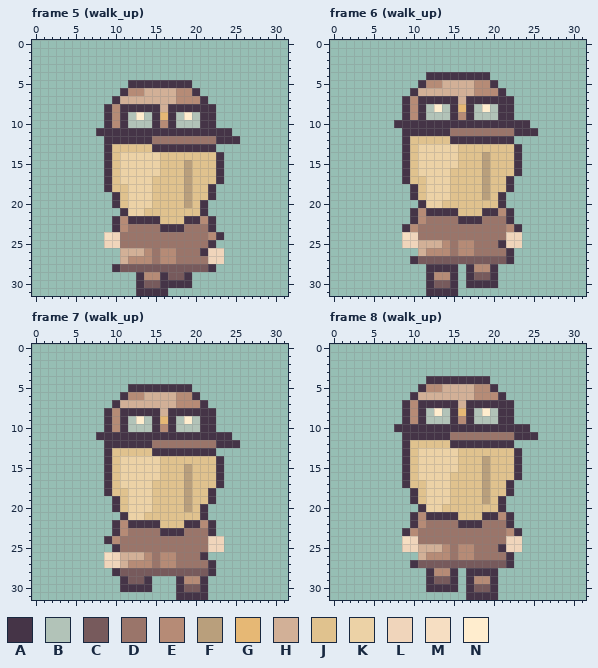
A pixel-art file gets an edit: Art/Characters/NPC32/residents/ember.aseprite. The picture above is the old version.
32x32 pixels, 22 frames. Colours within 5 levels of each other are drawn and written as one. Shown: frame 5 (walk_up), frame 6 (walk_up), frame 7 (walk_up), frame 8 (walk_up). The commit also changed other frames, which this record leaves out.
Palette (. is transparent): A #453447  B #b2c3b8  C #775a5c  D #9a756a  E #b68b76  F #b99f7c  G #e6b875  H #d2b097  J #e0c28e  K #ecd2a6  L #f0d5bb  M #f6dec2  N #ffedce
The result:
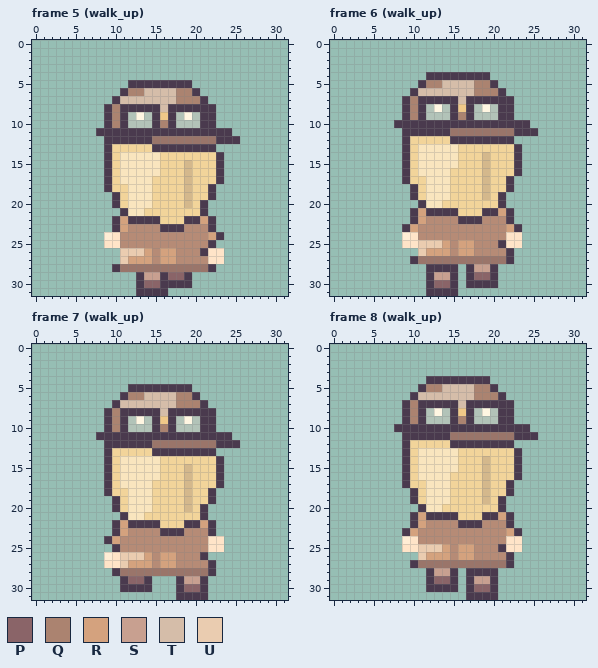
Colours new in this view: P #8a6468  Q #ab8370  R #d4a27e  S #c8a090  T #d5bda9  U #eaccb0
Difference:
colour A: #453447 -> #4a3a4e
colour F: #b99f7c -> #d4b88c
colour G: #e6b875 -> #f0c888
colour J: #e0c28e -> #f2d49a
colour K: #ecd2a6 -> #f9e5be
colour L: #f0d5bb -> #ffe4c8
colour M: #f6dec2 -> #ffedd5
colour N: #ffedce -> #fff6e2
Changed rows in their new state; - is a pixel that keeps its letter.
Frame 5 (walk_up), layers "Headwear", "Clothing", "Boots":
first column x 10:
 6 --QQTTTTQQ-
 7 -TTTTTTTQQQ
 8 Q-----T----
 9 Q----------
10 Q-----Q----
first column x 11:
22 R---------R-
23 REEEE---EEE-
24 EEEEEEEEEEER
25 EEEEEEEEEEE-
26 UUURERREEE--
27 URRRERREEEE-
28 DDDDDDDDDDD-
29 ---SS-PP----
30 ---PP-------
Frame 6 (walk_up), layers "Headwear", "Clothing", "Boots":
first column x 10:
 5 --QQTTTTQQ-
 6 -TTTTTTTQQQ
 7 Q-----T----
 8 Q----------
 9 Q-----Q----
first column x 10:
21 -R---------R-
22 -REEEE---EEE-
23 REEEEEEEEEEER
24 -EEEEEEEEEEE-
25 -UUURERREEE--
26 -URRRERREEEE-
27 -DDDDDDDDDDD-
28 --------SS---
29 ---SS---PP---
30 ---PP--------
Frame 7 (walk_up), layers "Headwear", "Clothing", "Boots":
first column x 10:
 6 --QQTTTTQQ-
 7 -TTTTTTTQQQ
 8 Q-----T----
 9 Q----------
10 Q-----Q----
first column x 10:
22 -R---------R
23 -REEEE---EEE
24 REEEEEEEEEEE
25 -EEEEEEEEEEE
26 -UUURERREEE-
27 -URRRERREEEE
28 -DDDDDDDDDDD
29 --PP-----SS-
30 ---------PP-
Frame 8 (walk_up), layers "Headwear", "Clothing", "Boots":
first column x 10:
 5 --QQTTTTQQ-
 6 -TTTTTTTQQQ
 7 Q-----T----
 8 Q----------
 9 Q-----Q----
first column x 10:
21 -R---------R-
22 -REEEE---EEE-
23 REEEEEEEEEEER
24 -EEEEEEEEEEE-
25 -UUURERREEE--
26 -URRRERREEEE-
27 -DDDDDDDDDDD-
28 ---SS--------
29 ---PP---SS---
30 --------PP---
Pixel boxes of the changes (left, top, right, bottom) in both pictures:
changed: (96, 80, 240, 296)
changed: (394, 72, 538, 296)
changed: (96, 384, 240, 600)
changed: (394, 376, 538, 600)
